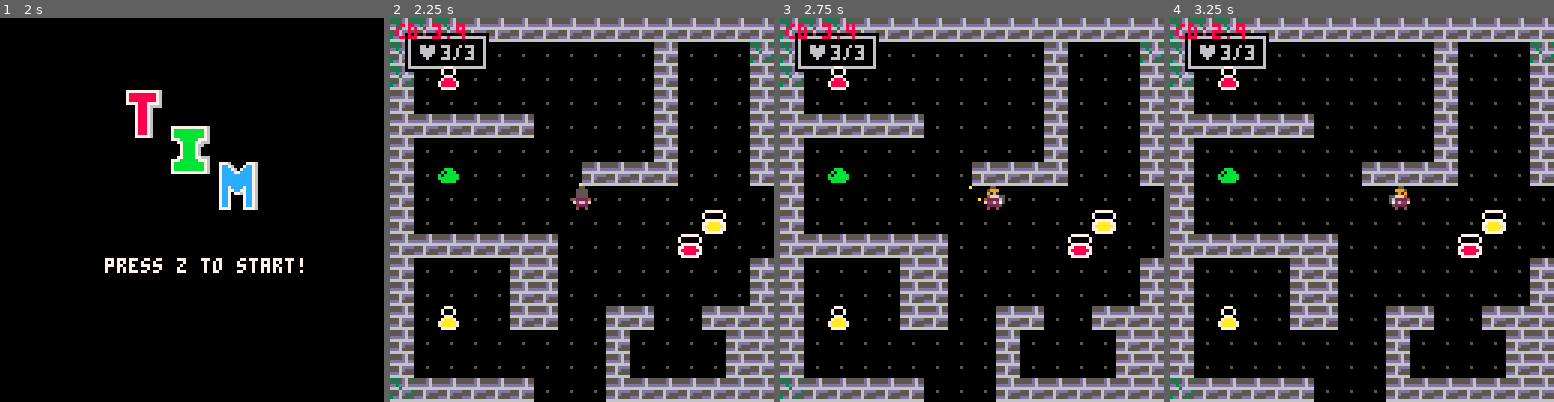
Above: before the commit, frames 1-4 (left to right).
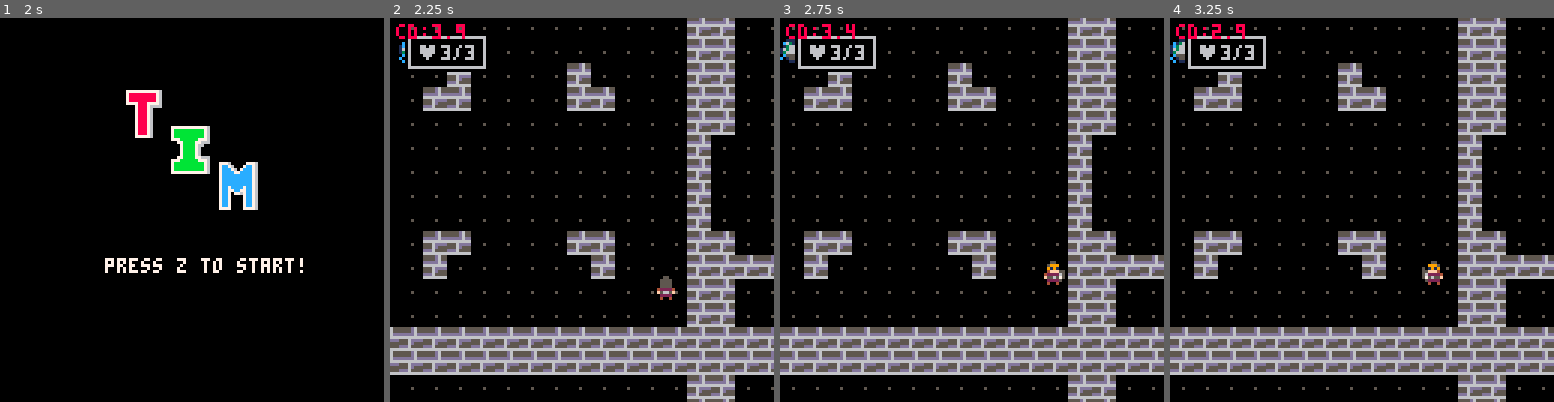
Above: after the commit, the same moments.

Repository: JestMiggles/CS477-TIM
Game: PICO-8 cartridge mytim.p8
Same seed, same stepped clock (60 frames per second), same inputs: the game is played once before the commit and once after it.
Inputs:
- Up to frame 1 (2 s): tap X (X key) at 0.33, 1.07, 1.85 s; tap O (Z key) at 0.7, 1.7 s; hold Right from 1.6 s (still down)
- Up to frame 2 (2.25 s): release Right at 2.1 s; tap O (Z key) at 2.1 s; hold Up from 2.15 s (still down)
- Up to frame 3 (2.75 s): release Up at 2.42 s; hold Right from 2.47 s (still down); tap O (Z key) at 2.5 s
- Up to frame 4 (3.25 s): tap O (Z key) at 2.9 s; tap X (X key) at 2.97 s; release Right at 3.03 s; hold Left from 3.08 s (still down)

Frame 1 is identical in both runs. In frame 2, 54% of the frame differs, in the area x 0-100%, y 0-100%; in frame 3, 55%; in frame 4, 54%.

Commit message:
added floor transition & functional map generation

Diff:
--- a/mytim.p8
+++ b/mytim.p8
@@ -5,6 +5,7 @@
 function _init()
   cls()
   ts = 0
+  Tstage = 0
   state = "start"
   init_game()
   init_pickups()
@@ -17,6 +18,9 @@
     update_game()
     updateparts()
     update_pickups()
+    portal_collision()
+  elseif state == "travel" then
+    update_travel()
   elseif state == "over" then
     game_over()
   end
@@ -30,6 +34,11 @@
     draw_map()
     draw_player()
     draw_pickups()
+  elseif state == "travel" then
+    draw_map()
+    draw_player()
+    draw_pickups()
+    iris()
   end
 
   if false then
@@ -113,6 +122,7 @@
 function update_start()
   if btnp(🅾️) then
     state = "game"
+    generate_map()
   end
 end
 
@@ -134,6 +144,30 @@
   end
 end
 
+function update_travel()
+  if Tstage == 0 then
+    irisd = -4
+    Tstage = 1
+  elseif Tstage == 1 then
+    if irisi <= 1 then
+      Tstage = 2
+    end
+  elseif Tstage == 2 then
+    generate_map()
+    Tstage = 3
+  elseif Tstage == 3 then
+    irisd = 4
+    Tstage = 4
+  elseif Tstage == 4 then
+    if irisi >= 90 then
+      Tstage = 5
+    end
+  else
+    Tstage = 0
+    state = "game"
+  end
+end
+
 function game_over()
   cls()
   print("you are dead",60,60,8)
@@ -156,10 +190,14 @@
   camera(cx,cy)
   map(mx,my)
   camera(0,0)
-
+  for m in all(mapGen) do
+    drawspr( 09 , m.x*1 , m.y*1 , 20 , false ) //  -- For debug
+    drawspr( 07 , m.x*8 , m.y*8 , 20 , false )
+  end
   for m in all(mob) do
     drawspr(getframe(m.ani),m.x*8,m.y*8,20,false)
   end
+  drawspr(getframe(por.ani),por.x*8,por.y*8,20,false)
   drawind()
 end
 
@@ -255,8 +293,7 @@
   end
 end
 
-function map_collide(x,y,
-                     w,h)
+function map_collide(x,y,w,h)
   x += cx
   y += cy
 
@@ -275,6 +312,14 @@
     return true
   end
 
+  //collision for procedurally generated walls
+  for i in all(mapGen) do
+    if i.x*8-7 <= x and i.x*8+7 >= x then
+      if i.y*8-7 <= y and i.y*8+7 >= y then
+        return true
+      end
+    end
+  end
   return false
 end
 
@@ -348,6 +393,16 @@
    end
   end
  end
+end
+
+function portal_collision()
+  x = pl.x + cx
+  y = pl.y + cy
+  if por.x-3 <= x and por.x*8+3 >= x then
+    if por.y*8-3 <= y and por.y*8+3 >= y then
+      state = "travel"
+    end
+  end
 end
 
 -->8
@@ -665,6 +720,212 @@
   end
 
 end
+…(7 lines of a section not shown)…
+-->8
+--procedural generation
+//draw map once generated
+mapGen = {} //locations of walls
+allRooms = {} //room data for playable rooms
+por = {} //portal location
+
+holes = {
+  { {003,011} , {025,002} , {045,003} , {050,013} , {067,002} , {088,008} , {099,003} , {123,002} },
+  { {002,026} , {028,018} , {035,029} , {060,018} , {071,024} , {094,030} , {104,024} , {126,017} },
+  { {003,035} , {018,045} , {044,035} , {051,035} , {065,046} , {088,040} , {108,035} , {123,040} },
+  { {001,062} , {029,061} , {040,059} , {054,062} , {076,061} , {085,061} , {100,050} , {120,058} }
+}
+
+//call to generate new map
+function generate_map()
+  mapGen = {}
+  allRooms = {}
+  por={}
+  //create set of rooms
+  rooms = {}
+  //set values for each room
+  for _y=1,4 do
+  		for _x=1,8 do
+  		room={}
+          room.id = #rooms+1
+  				room.x = _x
+  				room.y = _y
+          //doorway settings  0:random  1:border  2:open  3:closed
+  				room.up = 0
+  				room.left = 0
+  				room.right = 0
+  				room.down = 0
+          room.handled = 0 //if 1, skip when assigning room types
+  				add(rooms,room,#rooms+1)
+  		end
+  end
+
+
+  //
+  //main generation code
+  //
+  //pick starting room & push to stack
+  mystack = {}
+  st = flr(rnd(32))+1//choose starting room
+  cx   = flr((rooms[st].x-1) *132 )
+  cy   = flr((rooms[st].y-1) *132 )
+  box.x= cx
+  box.y= cy
+  pl.x = cx+60
+  pl.y = cy+60
+
+
+  add(mystack,st)
+  //while the stack is not empty
+  while next(mystack) != nil do
+
+    //pop room & flag as handled
+    cr = pop(mystack)
+    if rooms[cr].handled == 1 then goto continue end
+    rooms[cr].handled = 1
+    add(allRooms,cr)
+
+    //update border constraints of room
+    setConstrains(cr)
+
+    //select room layout
+    setLayout(cr)
+
+    //spawn walls
+    setWalls(cr)
+
+    ::continue::
+  end
+
+  setEnd(por)
+
+end
+
+function setConstrains(cr)
+  if rooms[cr].y == 1 then rooms[cr].up    = 1 end
+  if rooms[cr].y == 4 then rooms[cr].down  = 1 end
+  if rooms[cr].x == 1 then rooms[cr].left  = 1 end
+  if rooms[cr].x == 8 then rooms[cr].right = 1 end
+end
+
+function setLayout(cr)
+  doorChance = 45
+  if rooms[cr].up == 0 and (rnd(100) <= doorChance) then
+    rooms[cr].up    = 2
+    rooms[cr-8].down= 2
+    add(mystack,cr-8)
+  elseif rooms[cr].up == 0 then
+    rooms[cr].up    = 3
+    rooms[cr-8].down= 3
+  end
+
+  if rooms[cr].down == 0 and (rnd(100) <= doorChance) then
+    rooms[cr].down  = 2
+    rooms[cr+8].up  = 2
+    add(mystack,cr+8)
+  elseif rooms[cr].down == 0 then
+    rooms[cr].down  = 3
+    rooms[cr+8].up  = 3
+  end
+
+  if rooms[cr].left == 0 and (rnd(100) <= doorChance) then
+    rooms[cr].left  = 2
+    rooms[cr-1].right=2
+    add(mystack,cr-1)
+  elseif rooms[cr].left == 0 then
+    rooms[cr].left  = 3
+    rooms[cr-1].right=3
+  end
+
+  if rooms[cr].right == 0 and (rnd(100) <= doorChance) then
+    rooms[cr].right = 2
+    rooms[cr+1].left= 2
+    add(mystack,cr+1)
+  elseif rooms[cr].right == 0 then
+    rooms[cr].right = 3
+    rooms[cr+1].left= 3
+  end
+end
+
+function setWalls(cr)
+  //get top-left corner coords of room
+  rcY = (16*rooms[cr].y) -16
+  rcX = (16*rooms[cr].x) -16
+
+  for wran=5,10 do
+    if rooms[cr].up == 3 then
+      tile = {}
+      tile.x = rcX+wran
+      tile.y = rcY
+      add(mapGen, tile)
+    end
+
+    if rooms[cr].down == 3 then
+      tile = {}
+      tile.x = rcX+wran
+      tile.y = rcY+15
+      add(mapGen, tile)
+    end
+
+    if rooms[cr].left == 3 then
+      tile = {}
+      tile.x = rcX
+      tile.y = rcY+wran
+      add(mapGen, tile)
+    end
+
+    if rooms[cr].right == 3 then
+      tile = {}
+      tile.x = rcX+15
+      tile.y = rcY+wran
+      add(mapGen, tile)
+    end
+  end
+end
+
+function setEnd(por)
+  tmp = rooms[rnd(allRooms)]
+  tmp = rooms[st]
+  por.x = holes[ tmp.y][ tmp.x][ 1 ]
+  por.y = holes[ tmp.y][ tmp.x][ 2 ]
+  por.ani = {55,56,57,58}
+end
+…(8 lines of a section not shown)…
+//Pico-8 stack structure sourced from https://www.lexaloffle.com/bbs/?tid=3389
+function pop(stack)
+    local v = stack[#stack]
+    stack[#stack]=nil
+    return v
+end
+
+//Pico-8 fade sourced from https://www.lexaloffle.com/bbs/?tid=36250
+
+irisd=0
+irisi=92
+function iris()
+  for i=91,irisi,-1 do
+    for j=63,65 do
+      circ(j,64,i,0)
+    end
+  end
+  circ(64,64,irisi-1,5)
+  irisi+=irisd
+  if (irisi<0) irisd=0 irisi=0
+  if (irisi>92) irisd=0 irisi=92
+end
+
 -->8
 -- inventory
 function rectfill2(_x,_y,_w,_h,_c)
@@ -788,14 +1049,14 @@
 000000000700075007000705070007000700075000000000000000007aaaaa707aaaaaa767aaaa6067aaaa600000000000000000000000000000000000000000
 000000000777770077777700077777000777770000000000000000007aaaaa7077aaaa776aaaaa606aaaaa600000000000000000000000000000000000000000
 00000000070007000700070007000700070007000000000000000000077777000777777006666600066666000000000000000000000000000000000000000000
-00000000007777000077770000777700007777000000000000000000000000000000000000000000000000000000000000000000000000000000000000000000
-00000000077777700777777007777770077777700000000000000000000000000000000000000000000000000000000000000000000000000000000000000000
-00000000770770777707707770077007770770770000000000000000000000000000000000000000000000000000000000000000000000000000000000000000
-00000000700770077007700770077007700770070000000000000000000000000000000000000000000000000000000000000000000000000000000000000000
-00000000777777777777777777077077777777770000000000000000000000000000000000000000000000000000000000000000000000000000000000000000
-00000000777777777777777777777777777777770000000000000000000000000000000000000000000000000000000000000000000000000000000000000000
-00000000777777777707707777077077777777770000000000000000000000000000000000000000000000000000000000000000000000000000000000000000
-00000000070770700707707007077070070770700000000000000000000000000000000000000000000000000000000000000000000000000000000000000000
+000000000077770000777700007777000077770000000000000000000001100cc0110000001110000c00000c0000000000000000000000000000000000000000
+000000000777777007777770077777700777777000000000000000000c13610c0c6311000c631c00c00011000000000000000000000000000000000000000000
+000000007707707777077077700770077707707700000000000000001c3666c0163666cc013661c000c166c00000000000000000000000000000000000000000
+00000000700770077007700770077007700770070000000000000000163666101636661c163666c001c666610000000000000000000000000000000000000000
+00000000777777777777777777077077777777770000000000000000136663611366636113666361136663610000000000000000000000000000000000000000
+000000007777777777777777777777777777777700000000000000000c555551c15555510c5555510c5555100000000000000000000000000000000000000000
+00000000777777777707707777077077777777770000000000000000c01555100c555510c0155510c01555100000000000000000000000000000000000000000
+000000000707707007077070070770700707707000000000000000000c0111000c111100000111000c0111000000000000000000000000000000000000000000
 00000000000777777777776000777777777777600077760000077760000000000000000000000000000000000000000000000000000000000000000000000000
 000000000007888888888760007bbbbbbbbbb760007cc760007cc760000000000000000000000000000000000000000000000000000000000000000000000000
 000000000007888888888760007bbbbbbbbbb760007ccc7607ccc760000000000000000000000000000000000000000000000000000000000000000000000000
@@ -828,11 +1089,11 @@
 00000000ccccccc00ccccc00ccccccc0c77ccccc0000000000000000000000000000000000000000000000000000000000000000000000000000000000000000
 00000000ccccccc00ccccc00ccccccc0cccccccc0000000000000000000000000000000000000000000000000000000000000000000000000000000000000000
 000000000ccccc0000ccc0000ccccc000cccccc00000000000000000000000000000000000000000000000000000000000000000000000000000000000000000
-70707070707080808080807070707070707070707070808080808070707070707070707070707070707070707070707060707070707080808080808070707070
+70707070707080808080807070707070707070707070808080808070707070707070707070808080707070707070707060707070707080808080806070707070
 70707070707070808080707070707070707070707070808080808070707070707070707070808080808070707070707070707070707080808080707070707070
-70808080808080808080808080808070708080808080808080808080808080707080808080808080708080808080807070808080808080808080808080808070
+70808080808080808080808080808070708080808080808080808080808080707080808080808080706060808080807070808080808080808080808080808070
 70808080808080808080708080808070708080808080808080808080808080707080808080808080808080808080807070808080808080808080808080808070
-70808080808080808080808080808070708080808080808080808080808080707080808080808080708080808080807070808080808080808080808080808070
+70808080808080808080808080808070708080808080808080808080808080707080808080808080706080808080807070808080808080808080808080808070
 70808080808080808080708080808070708080808080808080808080808080707080808080808080808080808080807070808080808080808080808080808070
 70808080808080808080808080808070708080808080808080808080808080707080808080808080608080808080807070808080808080808080808080808070
 70808080808080808080808080808070708080808080808080808080808080707080808080808080808080808080807070808080808080808080808080808070
@@ -904,10 +1165,10 @@
 0708080808080808080808070808080707080808080808070808080808070807070808080808080808080808080808070708080808080808080808080808080707080808080807080808080808080807070808080808080808080808080808070708080808080807070808080808080707080808080808080808080808080807
 0708080808080808070707070808080707080808080808070808080808080807070808080808080808080808080808070708080808080808080808080808080707080808080808080808080808080807070808080808080606080808080808070708080808080807070808080808080707080808080808080808080808080807
 0708080808080808080808080808080808080808080808070808080808080808080808080808080808080808080808080808080808080808080808080808080808080808080808080808080808080808080808080808070706070808080808080808080808080807060808080808080808080808080808060808080808080807
-0708080808080808080808080808080808080808080808070808080808080808080808080808080808080808080808080808080808080808080808080808080808080808080808080808080808080808080808080807070707070708080808080808080808060606060707080808080808080808080808060606060707070707
-0707070707070708080808080808080808080808080808080808080808080808080808080808080808080808080808080808080808080808080808080808080808080808080808080808080808080808080808080707070607070707080808080808080808080807070808080808080808080808080808080808080808080807
+0708080808080808080808080808080808080808080808070808080808080808080808080808080808080808080808080808080808080808080808080808080808080808080808080808080808080808080808080807070808070708080808080808080808060606060707080808080808080808080808060606060707070707
+0707070707070708080808080808080808080808080808080808080808080808080808080808080808080808080808080808080808080808080808080808080808080808080808080808080808080808080808080707070808070707080808080808080808080807070808080808080808080808080808080808080808080807
 0708080808070708080808080808080707080808080808080808080808080808080808080808080808080808080808080808080806080808080808070808080808080808080808080808080808080808080808080808080808080808080808080808080808080807070808080808080808080808080808080808080808080807
-0708080808070708080808080808080707080808080808080808080808080807070808080808080808080808080808060708080808080808080808080808080707080808080808080808080808080808080808080808080808080808080808070708080808080807070808080808080707080808080808080808080808080807
+0708080808070708080808080808080707080808080808080808080808080807070808080808080808080808080808060708080808080808080808080808080707080808080808080808080808080807070808080808080808080808080808070708080808080807070808080808080707080808080808080808080808080807
 0708080808070708080707080807070707070706060608080808080808080807070808080808080808080808080808060708080808080808080808080808080707080808080808080808080808080807070808080808080808080808080808070708080808080808080808080808080707080808080808080808080808080807
 0708080808080808080708080808070707080808080608080808080808080807070808080808080808080808080808070708080808080808080808080808080707080808080808080808080808070707070808080808080808080808080808070708080808080808080808080808080707080808080808080808080808080807
 0708080808080808080708080808070707080808080808080808080808080807060808080808080808080808080808070708080808080808080808080808080707080808080808080808080808070707070808080808080808080808080808070708080808080808080808080808080707080808080808080808080808080806
@@ -916,17 +1177,17 @@
 0608080808080808080808080808080707080808080808080808080808080807070808080808080808080808080808070708080808080808080807080808080707080808080808080808080808080807070808080808080808080808080808070708080808080808080808080808080707080808080808080808080808080807
 0608080808080808080808080808080707080808080808080808080808080807070808080808080808080808080808070708080808080808080807080808080707080808080808080808080808080807070808080808080808080808080808070708080808080808080808080808080707080808080808080808080808080807
 0708080808080808080808080808080707080808080808080808080808080807070808080808080808080808080808070708080808080808080807080808080707080808080808080808080808080807070808070708080808080806060808070708080808080808080808080808080707080808080808080808080808080807
-0708080808080808080808080808080707080808080808080808080808080807070808080808080808080808080808070708080808080808080807080808080707080808080808080808080808080807070808070708080808080806070808070708080808080708080708080808080707080808080808080808080808080807
-0708080808080808080808080707070707080808080808080806060606070707070808080808080808080808080808070708080808080808080807070808080707080808080808080808080808080807070808080808080808080808080808070708080808070808080806080808080707080808080707070707070808080807
-0708080808080808080808080808080707080808080808080808080808080807080808080808080808080808080808080808080808080808080808080808080707080808080808080808080808080807070808080808080808080808080808070708080807080808080808070808080707080808080808070708080808080807
+0708080808080808080808080808080707080808080808080808080808080807070808080808080808080808080808070708080808080808080807080808080707080808080808080808080808080807070808070708080808080806070808070708080808080708080807080808080707080808080808080808080808080807
+0708080808080808080808080707070707080808080808080806060606070707070808080808080808080808080808070708080808080808080807070808080707080808080808080808080808080807070808080808080808080808080808070708080808070808080808070808080707080808080707070707070808080807
+0708080808080808080808080808080707080808080808080808080808080807080808080808080808080808080808080808080808080808080808080808080707080808080808080808080808080807070808080808080808080808080808070708080807080808080808080708080707080808080808070708080808080807
 0708080808080808080808080808080808080808080808080808080808080808080808080808070707070808080808080808080808080808080808080808080808080808080807070707080808080808080808080808080808080808080808080808080808080808080808080808080808080808080808070708080808080807
 0707070707070808080808080808080808080808080808080808080808080808080808080707070707070707080808080808080808080808080808080808080808080808080807070707080808080808080808080808080808080808080808080808080808080808080808080808080808080808080808070708080808080807
 0708080807070808080808080808080808080808080808080808080808080808080808080808070707070808080808080808080808080808080808080808080808080808080807070707080808080808080808080808080808080808080808080808080808080808080808080808080808080808080808070708080808080807
-0708080807070808080808080808080808080808080808080808080808080808080808080808080808080808080808080808080808080808080808080808080808080808080808080808080808080808080808080808080808080808080808080808080806080808080808070808080707080808080808070708080808080807
-0708080807070808080808080808080707080808070708080808080808080808080808080808080808080808080808070708080808080808080808080808080707080808080808080808080808080807070808070708080808080807070808070708080808060808080807080808080707080808080808080808080808080807
-0708080808080808080808080808080707080808080708080808080808080807070808080808080808080808080808070708080808080808080808080808080707080808080808080808080808080807070808070708080808080807070808070708080808080608080708080808080707080808080808080808080808080807
+0708080807070808080808080808080808080808080808080808080808080808080808080808080808080808080808080808080808080808080808080808080808080808080808080808080808080808080808080808080808080808080808080808080806080808080808080708080707080808080808070708080808080807
+0708080807070808080808080808080707080808070708080808080808080807070808080808080808080808080808070708080808080808080808080808080707080808080808080808080808080807070808070708080808080807070808070708080808060808080808070808080707080808080808080808080808080807
+0708080808080808080808080808080707080808080708080808080808080807070808080808080808080808080808070708080808080808080808080808080707080808080808080808080808080807070808070708080808080807070808070708080808080608080807080808080707080808080808080808080808080807
 0708080808080808080808080808080707080808080708080808080808080807070808080808080808080808080808070708080808080808080808080808080707080808080808080808080808080807070808080808080808080808080808070708080808080808080808080808080707080808080808080808080808080807
 0708080808080808080808080808080707080808080708080808080808080807070808080808080808080808080808070608080808080808080808080808080707080808080808080808080808080807070808080808080808080808080808070708080808080808080808080808080707080808080808080808080808080807
-0707070707070808080808070707070707070707070708080808080707070707070707070707070707070707070707070606060707070808080808080707070707070707070707080808070707070707070707070707080808080807070707070707070707080808080807070707070707070606060708080808070707070707
-
-
+0707070707070808080808070707070707070707070708080808080707070707070707070707080808070707070707070606060707070808080808070707070707070707070707080808070707070707070707070707080808080807070707070707070707080808080807070707070707070606060708080808070707070707
+
+
